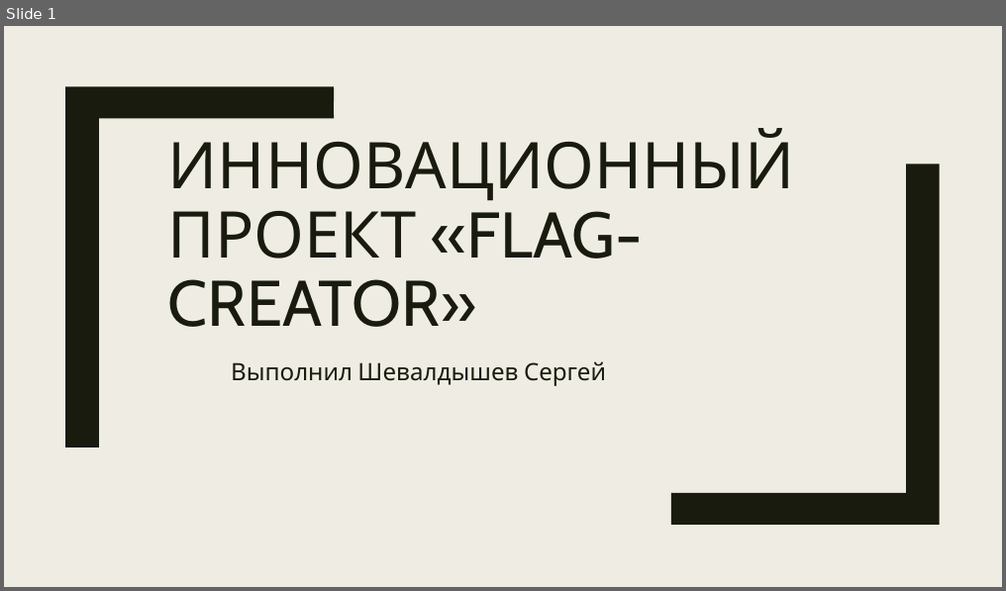
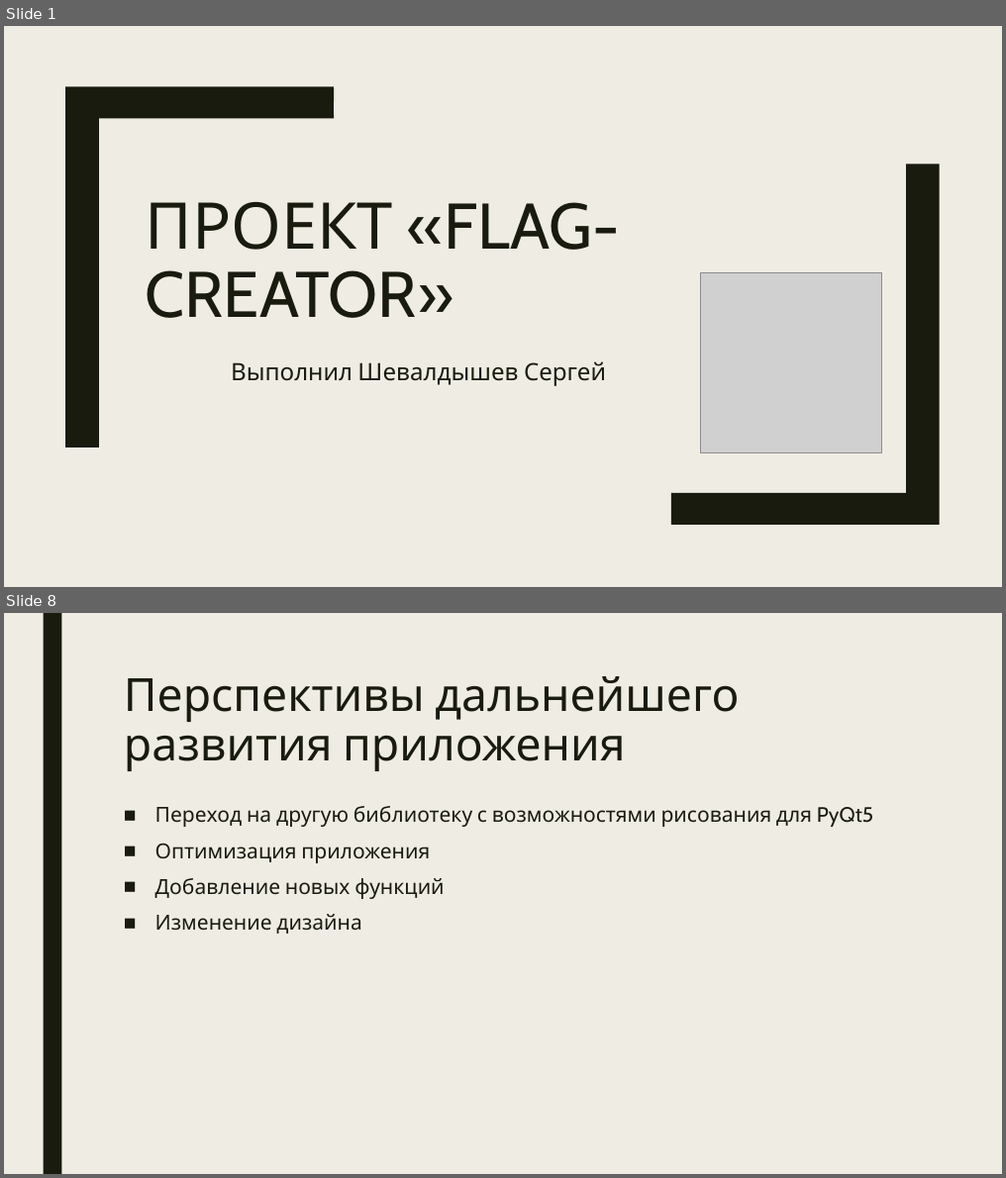
Before and after one commit to seregakriwoy/Flag-Creator, a slide deck: flag-creator.pptx. Shown one above the other, each under a label of ours: slide 1 before the commit, slides 1 and 8 after it; the slides between them are not shown. The pictures are 1006x591 and 1006x1178 pixels, drawn with LibreOffice and Linux fonts; fonts in the diff are those of the drawing; grey boxes stand for pictures. Boxes give left, top, right and bottom in pixels: in the first picture for what was removed or moved away, otherwise in the second. Text is boxed around its words. In the diff, an @@ line names an element or a change of style, - is before the commit and + after.

```diff
--- a/flag-creator.pptx
+++ b/flag-creator.pptx
@@ slide 8 added at (4,613,1002,1174), background #EFEDE3 @@
@@ rectangle added at (43,613,61,1174), fill #191B0E @@
@@ title added at (124,676,739,771), 44 pt, text #191B0E @@
+Перспективы дальнейшего развития приложения
@@ text added at (155,806,873,934), 20 pt, text #191B0E @@
+■ Переход на другую библиотеку с возможностями рисования для PyQt5
+■ Оптимизация приложения
+■ Добавление новых функций
+■ Изменение дизайна
@@ slide 1 changed as well @@
@@ title at (146,202,620,318): text changed @@
-ИННОВАЦИОННЫЙ ПРОЕКТ «FLAG-CREATOR»
+ПРОЕКТ «FLAG-CREATOR»
@@ picture added at (701,273,881,453) @@
```
Also in this commit, not shown: 6 other slides added.
